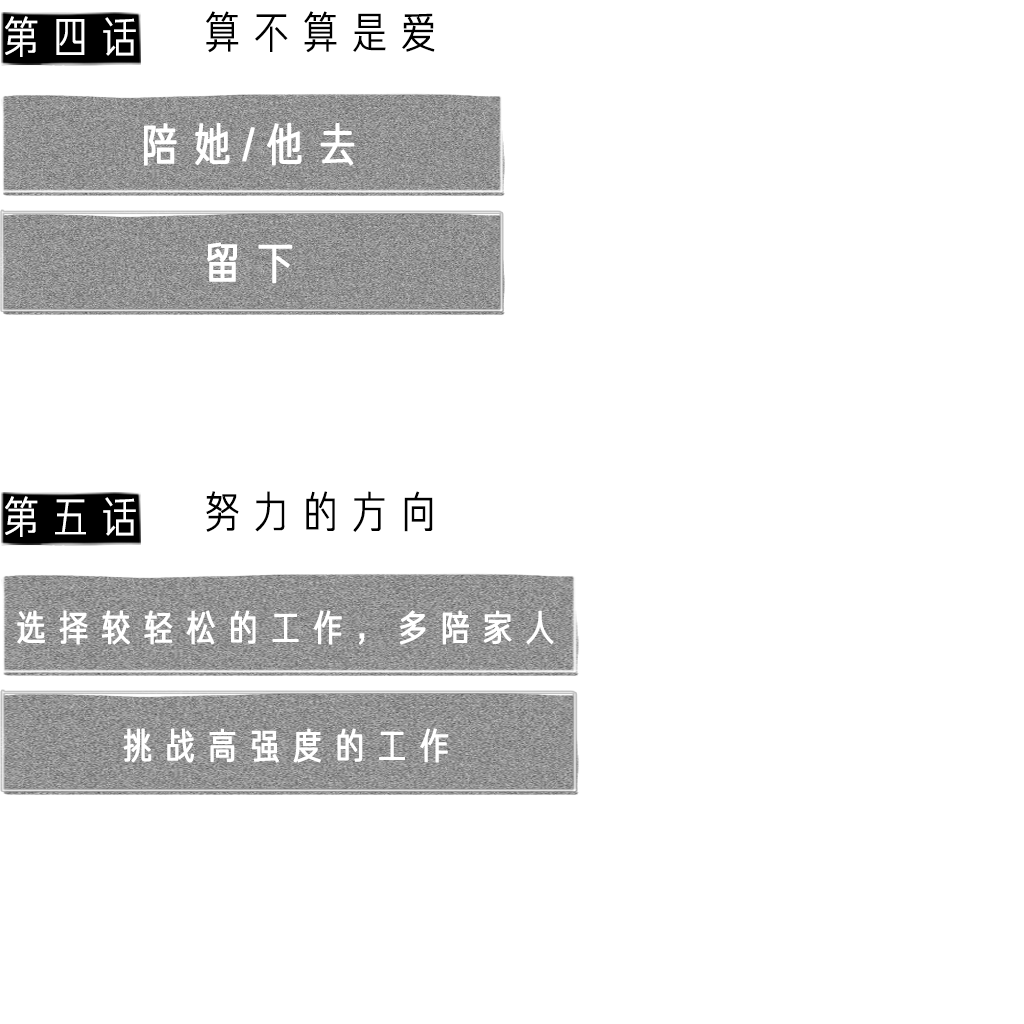
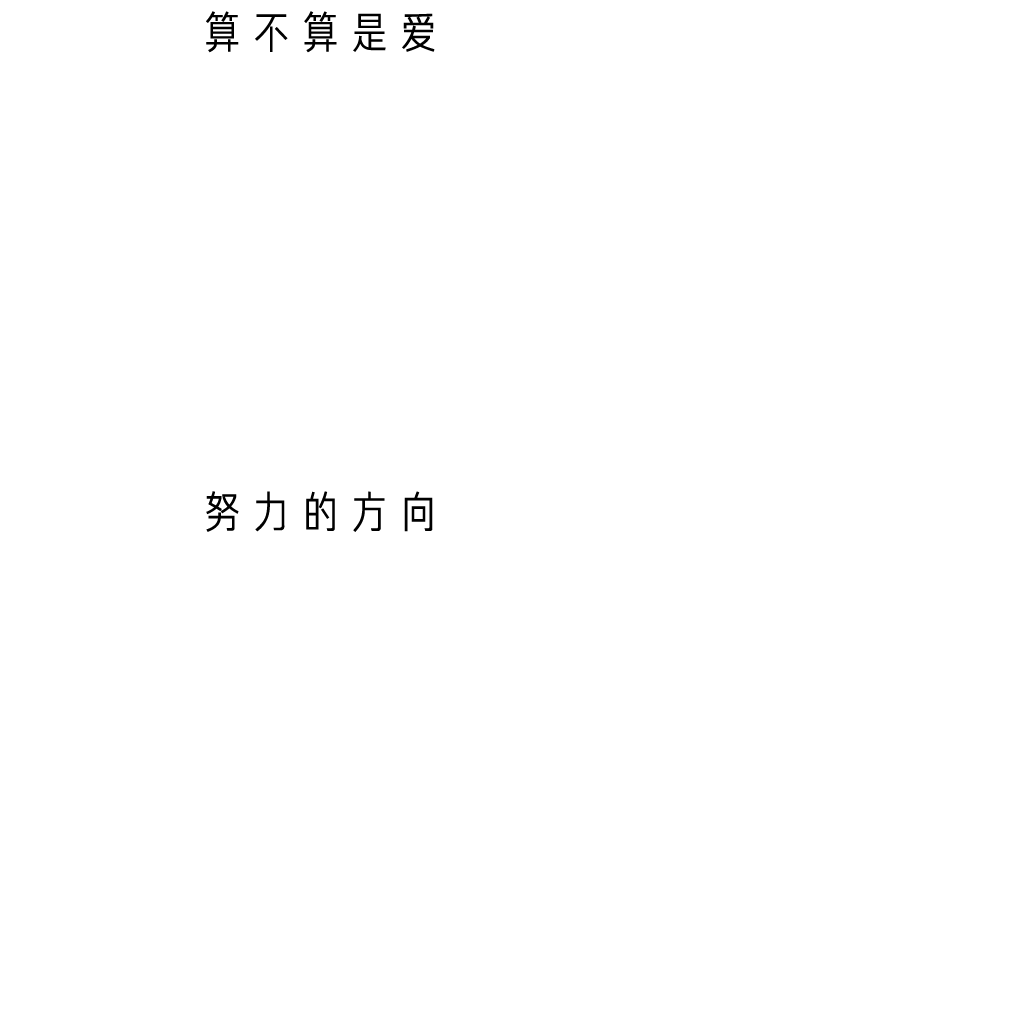
Two versions of the same layered image (1024×1024). Layer-by-layer changes:
moved "图层 25" (1st of 2, in "page4" › "组 4" › "组 10") into group "组 10" over [1,492,141,545]
moved "图层 21 拷贝" (1st of 2, in "page4" › "组 4" › "组 10") into group "组 10" over [1,492,141,546]
moved "图层 22" (1st of 2, in "page4" › "组 4" › "组 11") into group "组 11" over [88,491,433,540]
moved "图层 21" (1st of 2, in "page4" › "组 4" › "组 11") into group "组 11" over [90,491,433,538]
hid group "组 6" (1st of 2, in "page4" › "组 5") (3 layers) over [1,573,579,676]
hid group "组 7" (1st of 2, in "page4" › "组 5") (3 layers) over [0,689,579,796]
moved "图层 25" (2nd of 2, in "page5" › "组 4" › "组 8") into group "组 8" over [1,12,141,65]
moved "图层 21 拷贝" (2nd of 2, in "page5" › "组 4" › "组 8") into group "组 8" over [1,12,141,66]
moved "图层 22" (2nd of 2, in "page5" › "组 4" › "组 9") into group "组 9" over [88,11,435,60]
moved "图层 21" (2nd of 2, in "page5" › "组 4" › "组 9") into group "组 9" over [90,11,435,58]
hid group "组 6" (2nd of 2, in "page5" › "组 5") (3 layers) over [1,93,505,196]
hid group "组 7" (2nd of 2, in "page5" › "组 5") (3 layers) over [0,209,505,316]
